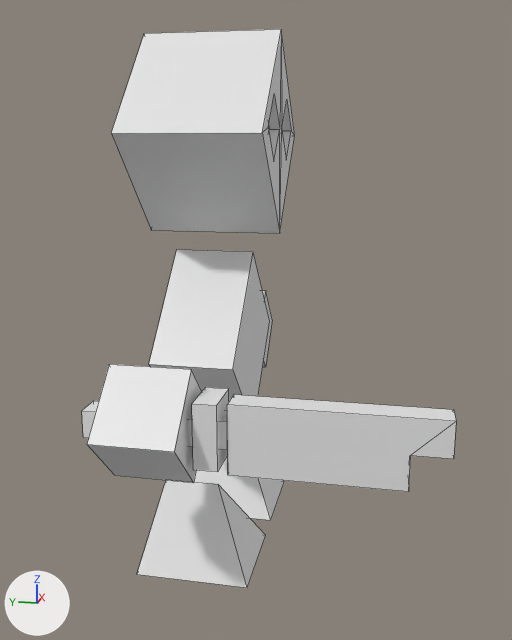
What one commit did to the Blender file Unity/Assets/Personagem/InimigosNormais/Carcereiro/Blender/Carcereiro.blend.
The view is the same before and after, from a camera (50 mm lens) standing at (-4.02, -1.06, 2.76) and looking at (-0.03, -0.26, 1.77). Lighting does not change. The marker at lower left points along +X, +Y and +Z. Mesh edges are drawn as thin lines. Materials are left out; every surface is plain grey.

The older version as bpy lines, for what is in view:
```python
me_cube_006 = bpy.data.meshes.new('Cube.006')
me_cube_006.from_pydata(...)  # 60 vertices, 48 faces; spans x -1.66..1.65, y -0.92..2.52, z -0.96..2.5
# faces by material slot: [38, 10]
me_cube_006.materials.append(mat_abejide)
me_cube_006.materials.append(mat_abejide_001)
me_cube_007 = bpy.data.meshes.new('Cube.007')
me_cube_007.from_pydata(...)  # 28 vertices, 22 faces; spans x -0.7..0.7, y -13.0..16.5, z -1.2..1.0
# faces by material slot: [11, 11]
me_cube_007.materials.append(mat_espadaquebrada)
me_cube_007.materials.append(mat_caboespadaquebrada)
ob_corpo = bpy.data.objects.new('Corpo', me_cube_006)
ob_corpo.location = (0.024, 0.012, 1.073)
ob_corpo.rotation_euler = (0.785, 0.0, -3.142)  # degrees (45, 0, -180)
ob_corpo.scale = (0.757, 0.757, 0.757)
ob_khopesh = bpy.data.objects.new('Khopesh', me_cube_007)
ob_khopesh.location = (-0.931, -0.363, 1.444)
ob_khopesh.rotation_euler = (0.0, 0.0, -3.142)  # degrees (0, 0, -180)
ob_khopesh.scale = (0.165, 0.0594, 0.165)
```
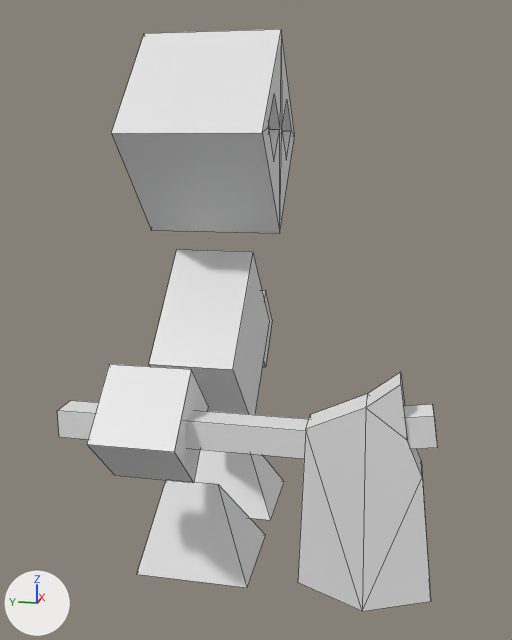
Changed parts and their boxes [x1, y1, x2, y2] in the pictures (512 x 640 px):
'Khopesh', reshaped, moved, turned, rescaled
    before: [82, 387, 456, 492]
    after: [57, 372, 437, 611]
part 1 of me_cube_007, rebuilt (33% narrower, 39% shorter)
    before: [82, 395, 456, 492]
    after: [57, 400, 309, 459]
part 2 of me_cube_007, added
    after: [298, 372, 431, 611]
part 3 of me_cube_007, deleted
    before: [192, 387, 229, 472]
part 4 of me_cube_007, added
    after: [404, 404, 437, 449]

Diff of the bpy script that builds the scene:
```diff
--- a/Unity/Assets/Personagem/InimigosNormais/Carcereiro/Blender/Carcereiro.blend.py
+++ b/Unity/Assets/Personagem/InimigosNormais/Carcereiro/Blender/Carcereiro.blend.py
@@ me_cube_007 @@
 # used by ob_khopesh; location = (-0.931, -0.363, 1.444); rotation_euler = (0.0, 0.0, -3.142), in degrees (0, 0, -180); scale = (0.165, 0.0594, 0.165)
 # verts and faces of me_cube_007; kept vertices keep their numbers, new ones are numbered from 28
-me_cube_007.from_pydata(...)  # 28 vertices, 22 faces; spans x -0.7..0.7, y -13.0..16.5, z -1.2..1.0
+me_cube_007.from_pydata(...)  # 32 vertices, 28 faces; spans x 0.1..1.1, y -13.5..14.7, z -4.5..1.8
+# me_cube_007 part 1: the loose piece of 20 vertices spanning x -0.4..0.4, y -13.0..16.5, z -1.2..0.9 is rebuilt with 8 vertices and now spans x 0.2..1.0, y -13.5..5.7, z -0.4..0.4
+# me_cube_007 part 2: a new loose piece of 16 vertices spanning x 0.1..1.1, y 5.1..14.7, z -4.5..1.8
+# me_cube_007 part 3: the loose piece of 8 vertices spanning x -0.7..0.7, y -3.4..-1.4, z -1.0..1.0 is deleted
+# me_cube_007 part 4
+verts[28] = (0.2, 13.9, 1.0)  # pixel (432, 404)
+verts[29] = (0.2, 11.7, 0.9)
+verts[30] = (0.2, 14.3, 0.2)  # pixel (435, 434)
+verts[31] = (0.2, 12.0, 0.1)
+for new, old in zip([*range(32, 36)], [*range(28, 32)]): verts[new] = verts[old] + (0.8, 0.0, 0.0)
+faces += [(28, 29, 33, 32), (28, 30, 31, 29), (30, 34, 35, 31), (32, 33, 35, 34), (28, 32, 34, 30)]
@@ ob_khopesh @@
 ob_khopesh = bpy.data.objects.new('Khopesh', me_cube_007)
-ob_khopesh.location = (-0.931, -0.363, 1.444)
-ob_khopesh.rotation_euler = (0.0, 0.0, -3.142)  # degrees (0, 0, -180)
-ob_khopesh.scale = (0.165, 0.0594, 0.165)
+ob_khopesh.location = (-0.87, -0.351, 1.456)
+ob_khopesh.rotation_euler = (-0.0141, -0.00564, -3.136)  # degrees (-0.8, -0.3, -180)
+ob_khopesh.scale = (0.178, 0.064, 0.178)
```
